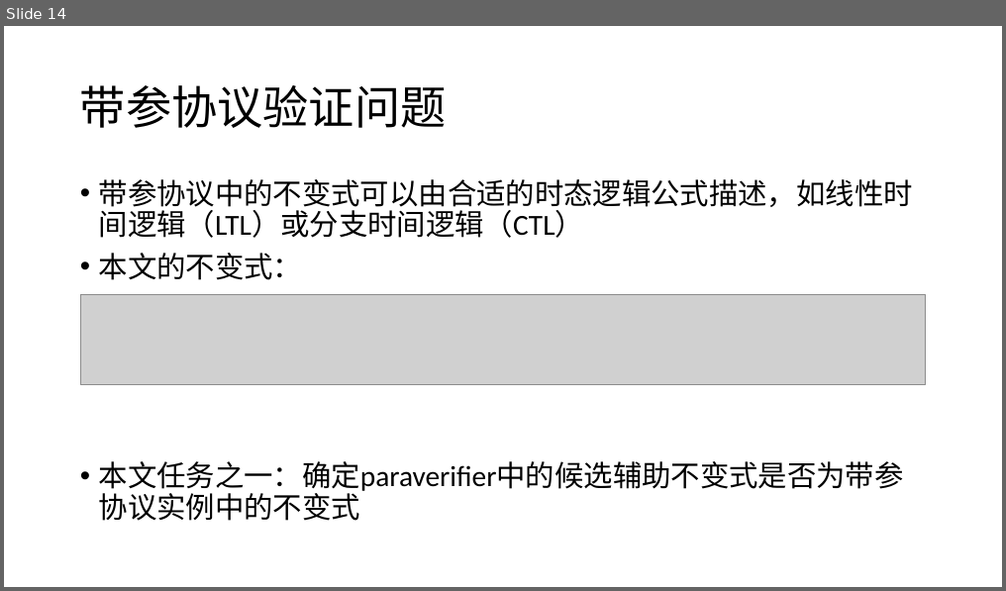
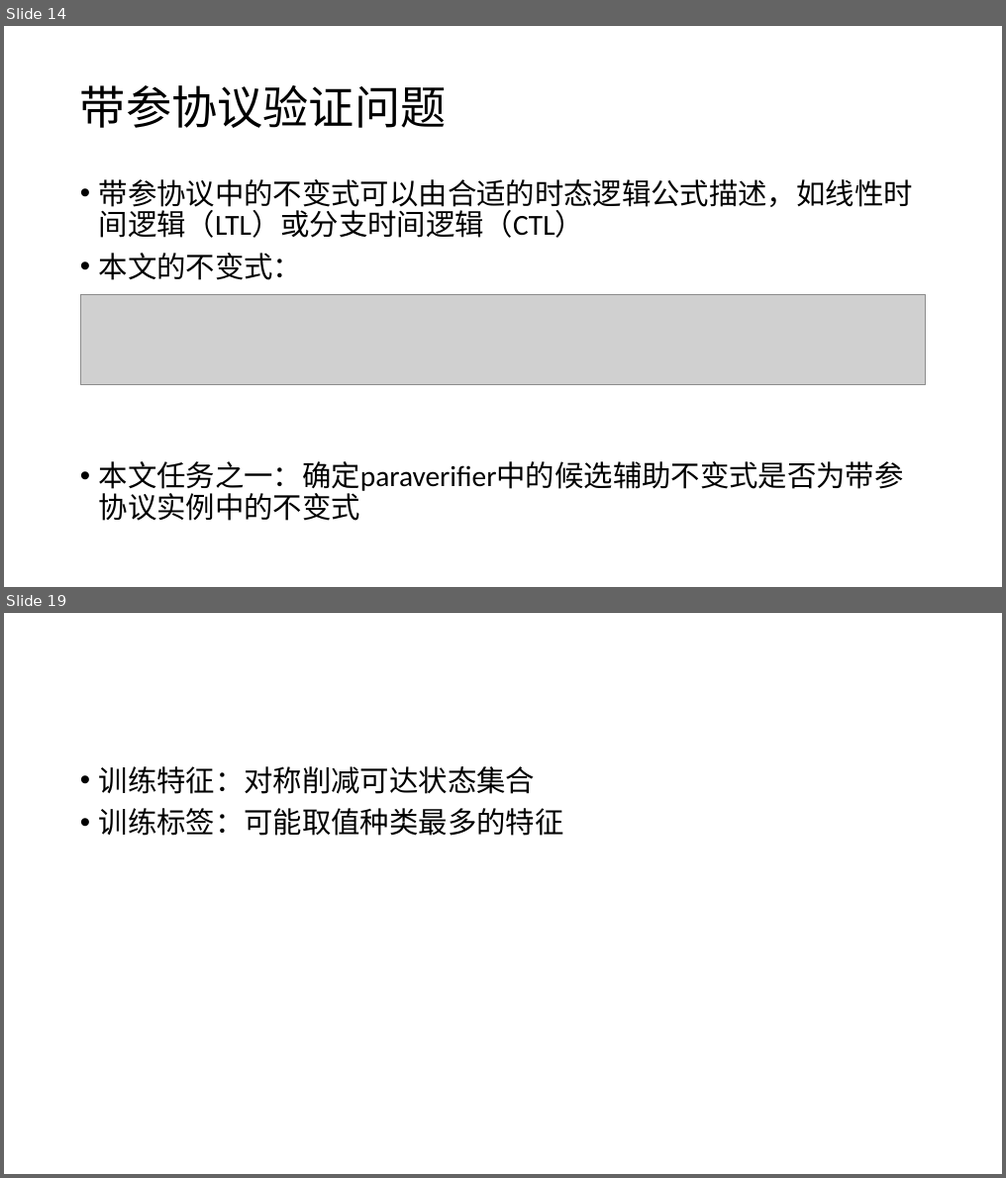
Before and after one commit to bacmive/paper_notes, a slide deck: notes2-paraverifier.pptx. Shown one above the other, each under a label of ours: slide 14 before the commit, slides 14 and 19 after it; the slides between them are not shown. The pictures are 1006x591 and 1006x1178 pixels, drawn with LibreOffice and Linux fonts; fonts in the diff are those of the drawing; grey boxes stand for pictures. Boxes give left, top, right and bottom in pixels: in the first picture for what was removed or moved away, otherwise in the second. Text is boxed around its words. In the diff, an @@ line names an element or a change of style, - is before the commit and + after.

```diff
--- a/notes2-paraverifier.pptx
+++ b/notes2-paraverifier.pptx
@@ slide 19 added at (x1=4, y1=613, x2=1002, y2=1174), background #FFFFFF @@
@@ text added at (x1=99, y1=766, x2=564, y2=836), 28 pt, text #000000 @@
+• 训练特征：对称削减可达状态集合
+• 训练标签：可能取值种类最多的特征
```
Also in this commit, not shown: 1 slide changed, 3 other slides added.
